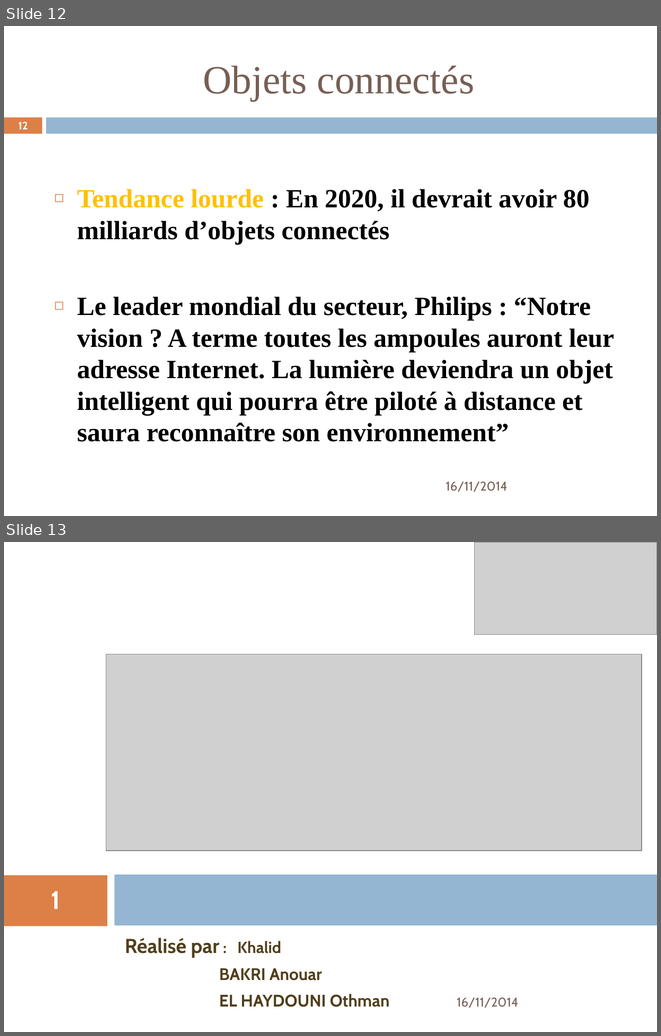
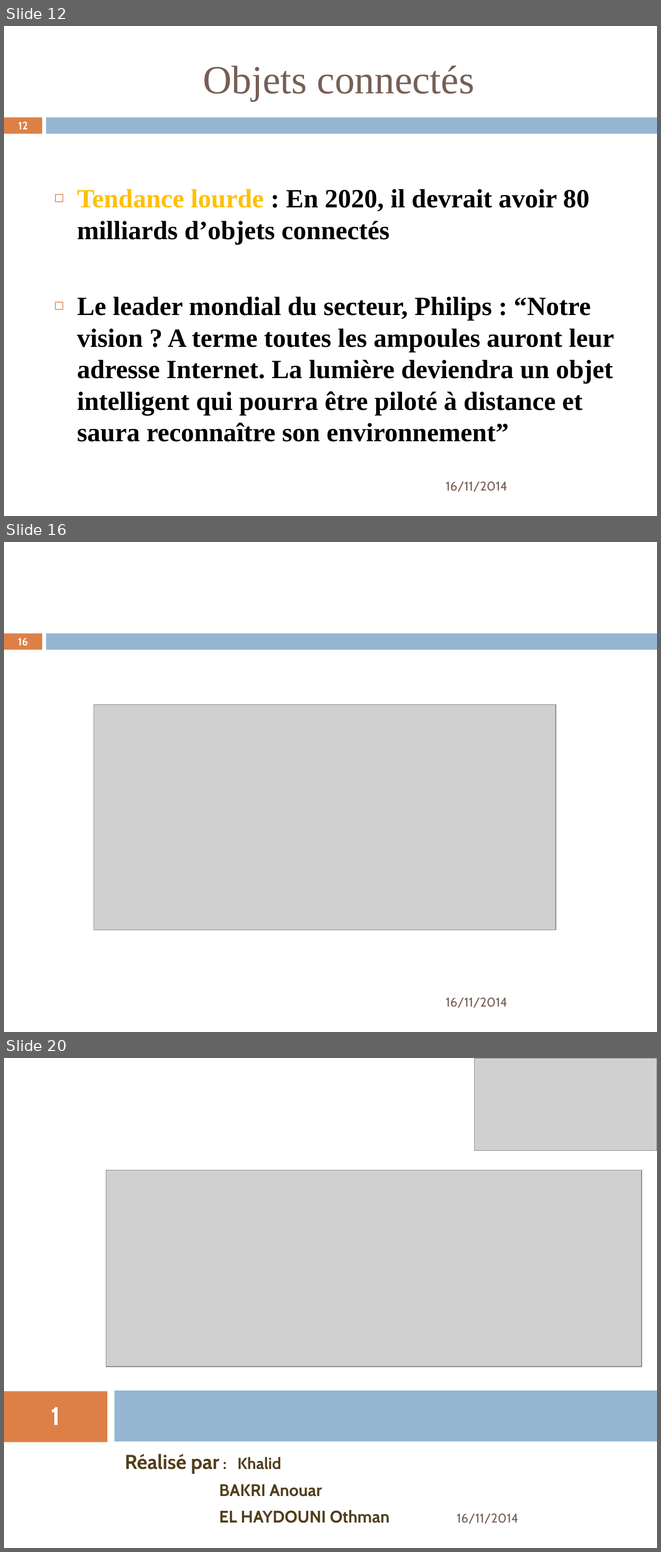
Before and after one commit to anouarattn/DIY-IoT-PresentationEnset-17-11-2014, a slide deck: IoT-VersionFinal-ELHAYDOUNI_Othman (2).pptx. Shown one above the other, each under a label of ours: slides 12 and 13 before the commit, slides 12, 16 and 20 after it; the slides between them are not shown. The pictures are 661x1036 and 661x1552 pixels, drawn with LibreOffice and Linux fonts; fonts in the diff are those of the drawing; grey boxes stand for pictures; background and template pictures are left out. Boxes give left, top, right and bottom in pixels: in the first picture for what was removed or moved away, otherwise in the second. Text is boxed around its words. In the diff, an @@ line names an element or a change of style, - is before the commit and + after.

```diff
--- a/IoT-VersionFinal-ELHAYDOUNI_Othman (2).pptx
+++ b/IoT-VersionFinal-ELHAYDOUNI_Othman (2).pptx
@@ slide 16 added at [4, 542, 657, 1032], background #FFFFFF; not listed: 2 template elements that a slide beside it also shows @@
@@ page number added at [18, 637, 28, 646], 11.9 pt, text #FFFFFF, bold @@
+16
@@ picture added at [94, 705, 556, 930] @@
@@ text added at [445, 997, 507, 1007], 14 pt, text #775F55 @@
+16/11/2014
@@ what was slide 13 is now slide 20 @@
```
Also in this commit, not shown: 1 slide changed, 6 other slides added.
